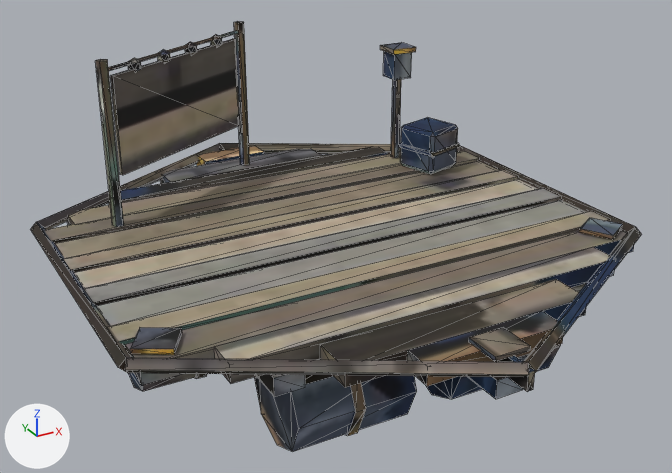
One commit to the glTF model client/public/city/raft-b-age10.glb: the scene before it, then after it.
Camera for both pictures: a camera (50 mm lens) standing at (-1.234, -2.255, 1.467) and looking at (-0.012, -0.034, 0.356). Every picture has the same lights, and +X, +Y and +Z are marked at lower left. The picture after the commit comes second. Mesh edges are drawn as thin lines. Where no turn or scale is listed for an object, it has been applied to the vertices. Vertices at exactly the same position are counted once.

Objects in the first picture: 'raft-b-age10'.
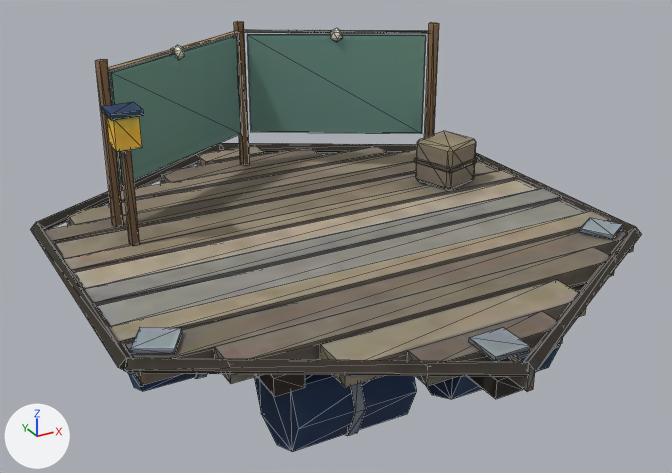
The change in detail:
me_raft_b_age10 is used by ob_raft_b_age10; location (0.0, 0.0, 0.437).
me_raft_b_age10 had 592 vertices, 988 faces and spanned x -0.8..0.8, y -0.91..0.91, z -0.43..0.43.
me_raft_b_age10 now has 591 vertices, 984 faces and spans x -0.8..0.8, y -0.91..0.91, z -0.43..0.43.
me_raft_b_age10 part 1: a new loose piece, a 5-sided cylinder along z spanning x 0.543..0.577, y 0.315..0.348, z -0.067..0.433, in mat_baked (picture img_image_0).
me_raft_b_age10 part 2: the loose piece of 8 vertices spanning x -0.54..-0.02, y 0.34..0.65, z 0.08..0.38 is scaled about its middle by (1.02, -1.02, 1.13), then moved by (0.56, 0.0, -0.01).
me_raft_b_age10 part 3: the loose piece of 24 vertices spanning x 0.47..0.65, y 0.24..0.42, z -0.07..0.08 is moved by (-0.04, -0.16, 0.0).
me_raft_b_age10 part 4: the loose piece of 24 vertices spanning x 0.47..0.65, y 0.24..0.42, z 0.0..0.02 is moved by (-0.04, -0.16, 0.0).
me_raft_b_age10 part 5: the loose piece of 10 vertices spanning x 0.49..0.53, y 0.46..0.49, z -0.07..0.29 is moved by (-1.07, -0.3, 0.0).
me_raft_b_age10 part 6: the loose piece of 8 vertices spanning x 0.48..0.55, y 0.44..0.51, z 0.23..0.32 is moved by (-1.07, -0.3, 0.0).
me_raft_b_age10 part 7: the loose piece of 8 vertices spanning x 0.47..0.56, y 0.43..0.52, z 0.32..0.34 is moved by (-1.07, -0.3, 0.0).
me_raft_b_age10 part 8: the loose piece of 12 vertices spanning x -0.24..-0.2, y 0.51..0.55, z 0.37..0.41 is deleted.
Part 9, on me_raft_b_age10:
10 vertices are removed from x -0.45..-0.11, y 0.38..0.59, z 0.37..0.41.
44 faces are deleted.
26 vertices move from x -0.47..-0.09, y 0.38..0.61, z 0.37..0.4 to x -0.54..0.3, y 0.35..0.65, z 0.05..0.42.
11 vertices are added at x -0.54..0.56, y 0.33..0.66, z 0.05..0.41.
44 new faces join them.
me_raft_b_age10 part 10: 745 kept faces spanning x -0.8..0.8, y -0.91..0.91, z -0.43..0.43 get new texture (UV) coordinates.

Changed parts and their boxes (x1, y1, x2, y2) in the pictures (672 x 473 px; the box of a moved part takes in the faces that stretch with it):
part 1 of me_raft_b_age10, added (brown)
    after: (424, 22, 439, 137)
part 2 of me_raft_b_age10, moved or reshaped
    before: (110, 39, 239, 175)
    after: (247, 34, 426, 134)
part 3 of me_raft_b_age10, moved or reshaped
    before: (400, 118, 458, 174)
    after: (416, 131, 476, 190)
part 4 of me_raft_b_age10, moved or reshaped
    before: (399, 143, 459, 157)
    after: (414, 157, 477, 173)
part 5 of me_raft_b_age10, moved or reshaped
    before: (391, 79, 401, 158)
    after: (120, 149, 140, 246)
part 6 of me_raft_b_age10, moved or reshaped
    before: (383, 51, 412, 80)
    after: (107, 116, 142, 151)
part 7 of me_raft_b_age10, moved or reshaped
    before: (380, 42, 416, 54)
    after: (101, 102, 144, 120)
part 8 of me_raft_b_age10, deleted
    before: (185, 42, 197, 54)
part 9 of me_raft_b_age10, moved or reshaped
    before: (128, 35, 222, 71)
    after: (109, 28, 429, 185)
part 10 of me_raft_b_age10, surface changed
    both: (35, 21, 635, 452)
